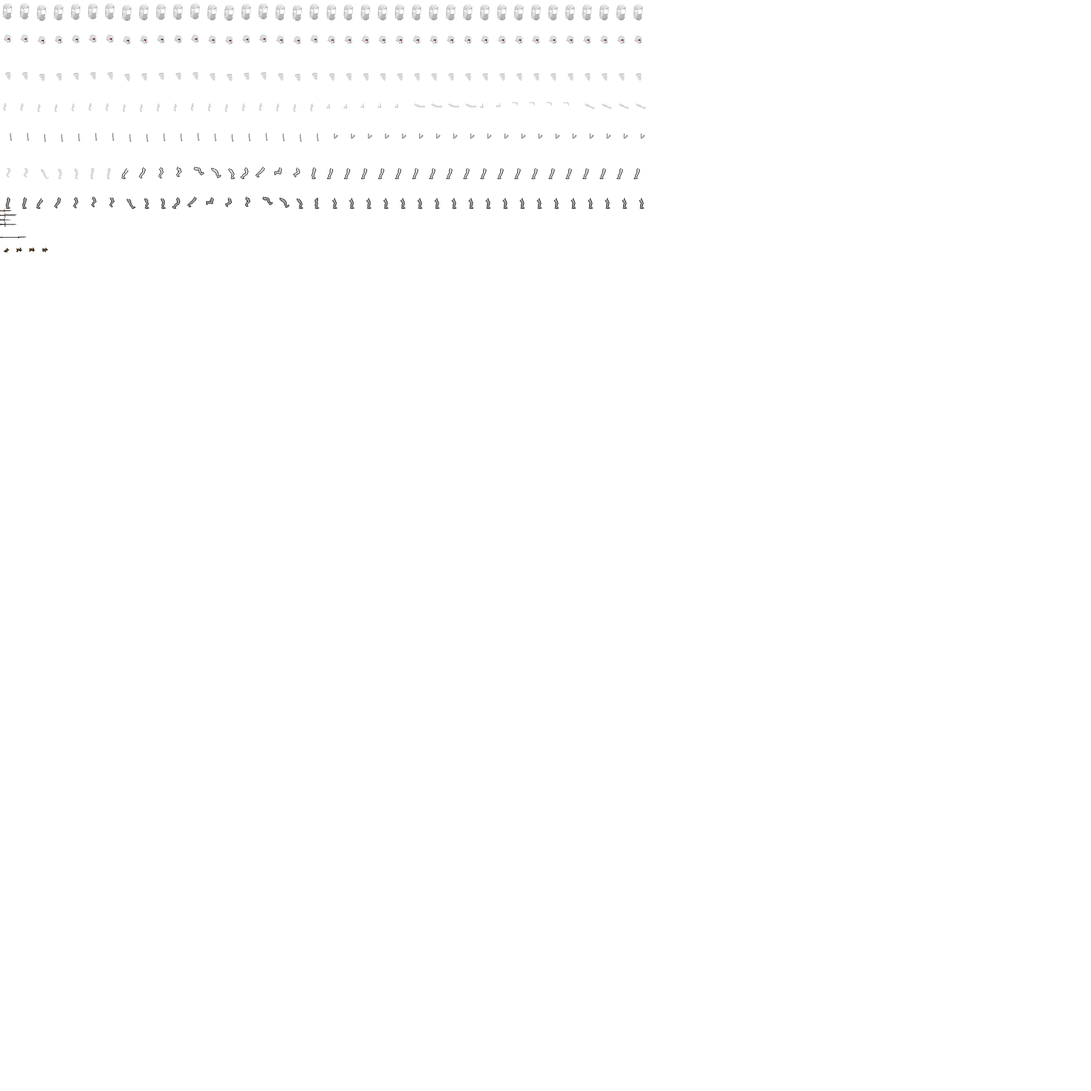
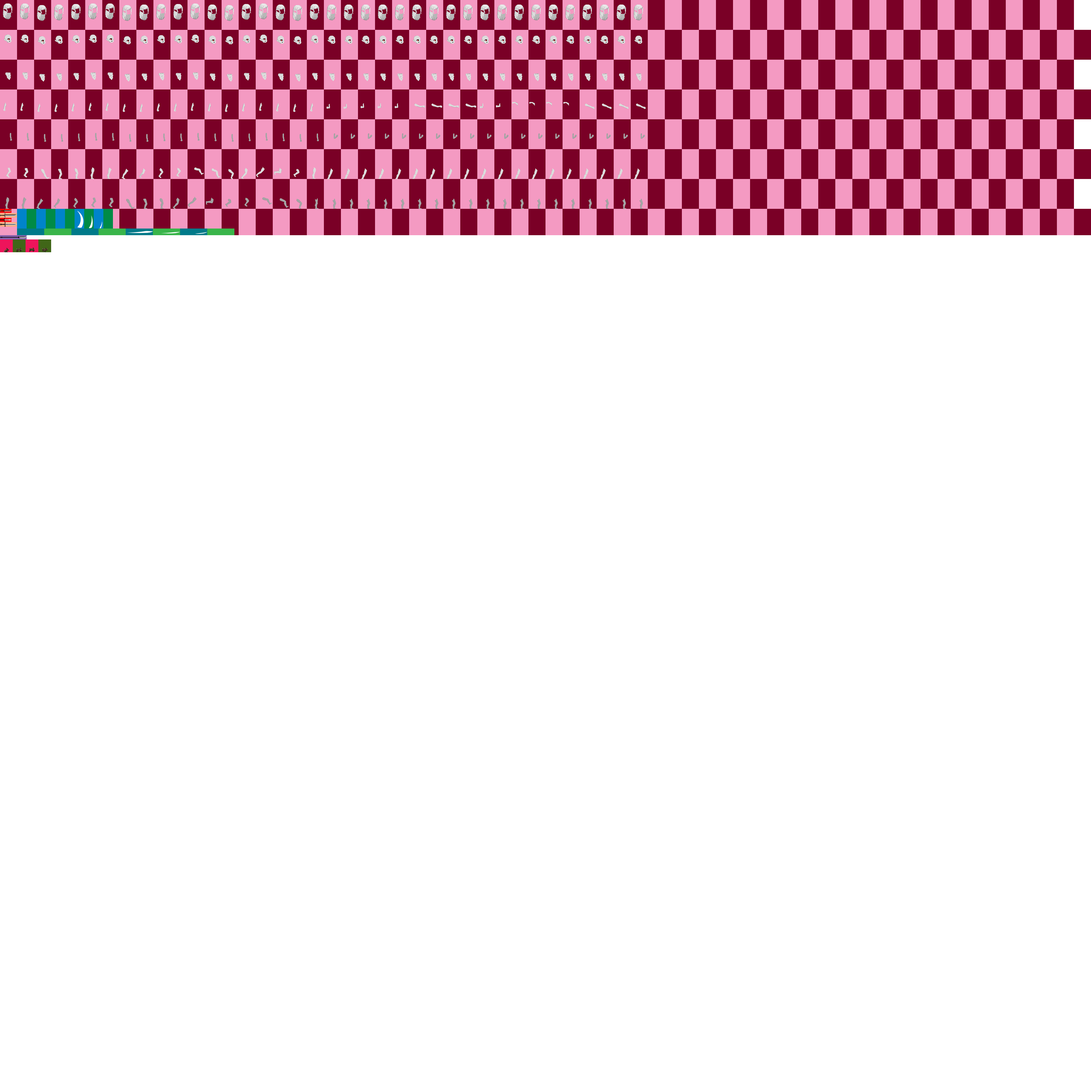
Before/after of a 1091px x 1091px layered artwork. What changed in the layer stack:
painted on "BackLeg" (1st of 4, in "SlashRight" › "Naked") over box(486, 198, 645, 209)
painted on "FrontLeg" (1st of 4, in "SlashRight" › "Naked") over box(480, 168, 641, 180)
moved "Torso" (2nd of 4, in "StabRight" › "Naked") above "FrontArm" over box(346, 73, 472, 82)
painted on "BackLeg" (2nd of 4, in "StabRight" › "Naked") over box(349, 198, 474, 209)
painted on "FrontLeg" (2nd of 4, in "StabRight" › "Naked") over box(344, 168, 470, 180)
painted on "FrontLeg" (3rd of 4, in "StandingRightCombat" › "Naked") over box(327, 168, 334, 180)
painted on "BackLeg" (3rd of 4, in "StandingRightCombat" › "Naked") over box(332, 198, 338, 209)
painted on "FrontLeg" (4th of 4, in "StandingRight" › "Naked") over box(311, 167, 317, 180)
painted on "BackLeg" (4th of 4, in "StandingRight" › "Naked") over box(314, 197, 320, 209)
painted on "NakedFrontLeg" (1st of 2, in "RunRight" › "Naked") over box(176, 166, 301, 180)
painted on "NakedBackLeg" (1st of 2, in "RunRight" › "Naked") over box(172, 196, 304, 209)
painted on "NakedFrontLeg" (2nd of 2, in "WalkRight" › "Naked") over box(6, 167, 164, 180)
painted on "NakedBackLeg" (2nd of 2, in "WalkRight" › "Naked") over box(5, 196, 166, 209)
showed "New Grid" over box(0, 0, 1091, 253)
